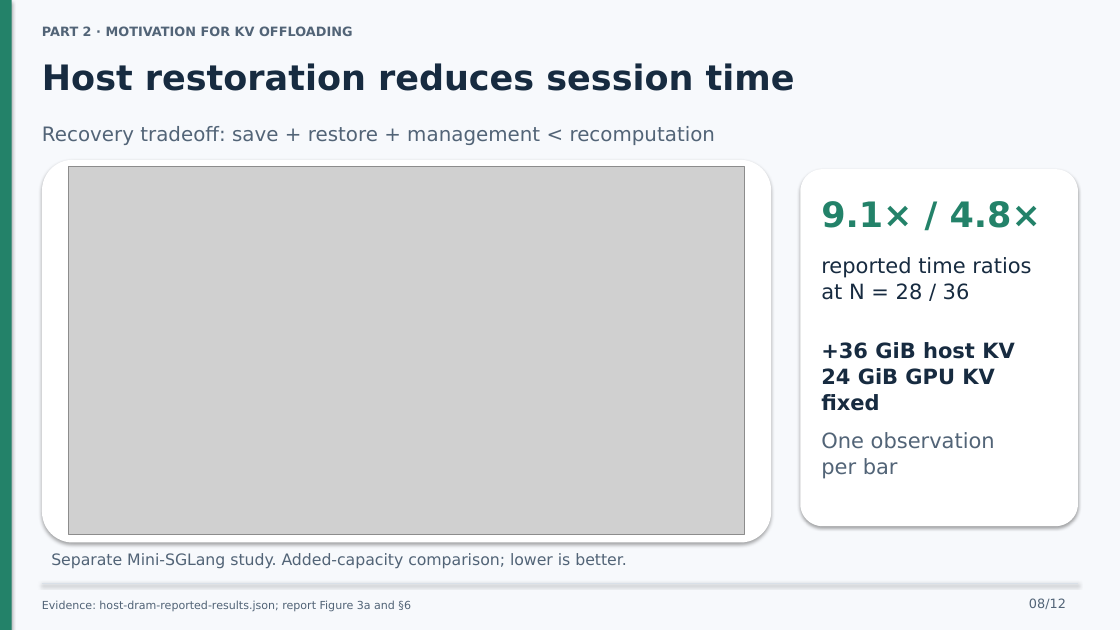
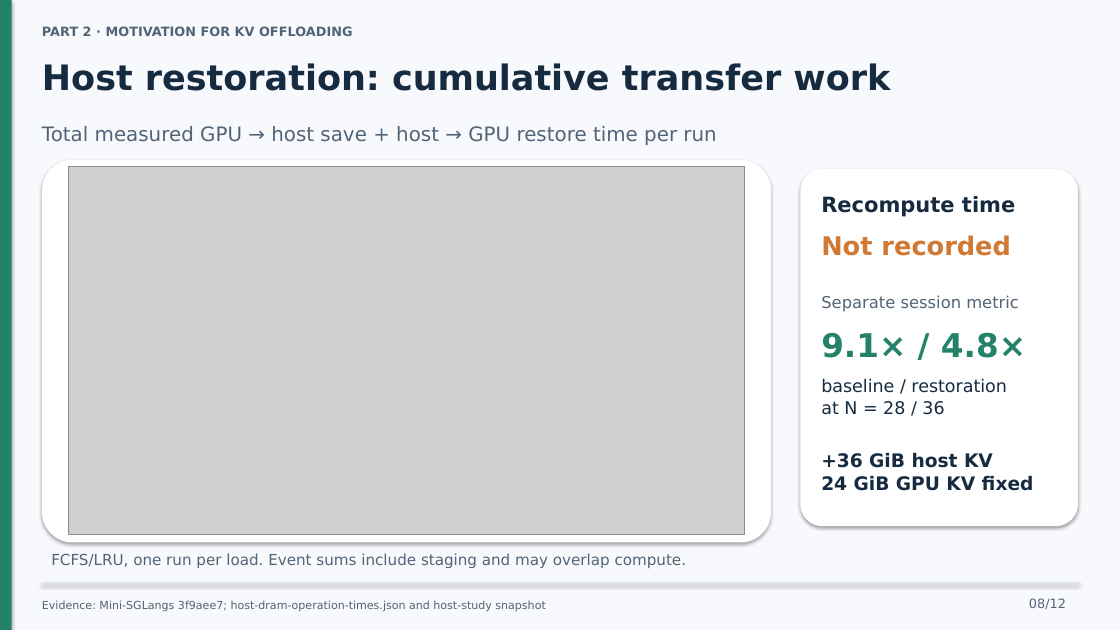
Before and after one commit to ahz-r3v/Distributed-System-Project, a slide deck: slide 8 of presentation/cachewise-10-minute-talk.pptx. Drawn at 1120x630 pixels with LibreOffice and Linux fonts; fonts in the diff are those of the drawing; grey boxes stand for pictures. Boxes give left, top, right and bottom in pixels: in the first picture for what was removed or moved away, otherwise in the second. Text is boxed around its words. In the diff, an @@ line names an element or a change of style, - is before the commit and + after.

Commit message:
docs: plot cumulative KV transfers and explain recovery variants

```diff
--- a/presentation/cachewise-10-minute-talk.pptx
+++ b/presentation/cachewise-10-minute-talk.pptx
@@ text at (42, 63, 890, 91): text changed @@
-Host restoration reduces session time
+Host restoration: cumulative transfer work
@@ text at (42, 126, 716, 145): text changed @@
-Recovery tradeoff: save + restore + management < recomputation
+Total measured GPU → host save + host → GPU restore time per run
@@ text added at (821, 196, 1015, 217), 18 pt, text #172B40, bold @@
+Recompute time
@@ text at (821, 235, 1010, 256): text changed; size 18 to 22 pt; text colour #172B40 to #CF7934; bold on @@
-reported time ratios
-at N = 28 / 36
+Not recorded
@@ text added at (821, 295, 1019, 312), 14 pt, text #526477 @@
+Separate session metric
@@ text "9.1× / 4.8×": place and size @@
-text "9.1× / 4.8×" at (821, 201, 1041, 228)
+text "9.1× / 4.8×" at (821, 332, 1026, 358)
@@ text "9.1× / 4.8×" at (821, 332, 1026, 358): size 30 to 28 pt; line spacing 36.9pt to 34.4pt @@
@@ text added at (821, 378, 1007, 415), 15 pt, text #172B40 @@
+baseline / restoration
+at N = 28 / 36
@@ text "+36 GiB host KV": place and size @@
-text "+36 GiB host KV" at (821, 342, 1014, 411)
+text "+36 GiB host KV" at (821, 452, 1034, 491)
@@ text removed at (821, 432, 995, 479) @@
-One observation
-per bar
@@ text at (821, 475, 1034, 491): text changed; size 18 to 16 pt @@
-24 GiB GPU KV
-fixed
+24 GiB GPU KV fixed
@@ text at (821, 452, 993, 468): size 18 to 16 pt in "+36 GiB host KV"; line spacing 22.1pt to 19.7pt @@
@@ text at (51, 553, 687, 568): text changed; size 13.5 to 13 pt @@
-Separate Mini-SGLang study. Added-capacity comparison; lower is better.
+FCFS/LRU, one run per load. Event sums include staging and may overlap compute.
@@ text at (42, 601, 545, 612): text changed @@
-Evidence: host-dram-reported-results.json; report Figure 3a and §6
+Evidence: Mini-SGLangs 3f9aee7; host-dram-operation-times.json and host-study snapshot
```
Also in this commit, not shown: 1 other slide changed, 10 other files.
